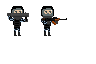
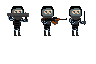
Before/after of a 96 × 64 layered artwork. What changed in the layer stack:
added group "omon1 копия 2" with 14 layers above "omon1 копия" over [69, 6, 86, 36]
added layer "Слой 17" (1st of 3, in "omon1 копия 2") in group "omon1 копия 2" over [71, 21, 78, 24]
added group "head" (1st of 3, in "omon1 копия 2") with 4 layers in group "omon1 копия 2" over [69, 6, 82, 20]
added layer "Слой 14" (1st of 3, in "omon1 копия 2" › "head") (screen, 27%) in group "head" over [70, 8, 81, 16]
added layer "Слой 13" (1st of 3, in "omon1 копия 2" › "head") in group "head" over [69, 6, 82, 20]
added layer "Слой 12" (1st of 3, in "omon1 копия 2" › "head") in group "head" over [70, 7, 81, 20]
added group "body" (1st of 3, in "omon1 копия 2") with 2 layers in group "omon1 копия 2" over [69, 18, 86, 36]
added layer "Слой 10" (1st of 3, in "omon1 копия 2" › "body") in group "body" over [69, 18, 86, 36]
added layer "Слой 3" (1st of 3, in "omon1 копия 2" › "body") in group "body" over [71, 18, 79, 28]
added group "legs" (1st of 3, in "omon1 копия 2") with 3 layers in group "omon1 копия 2" over [72, 28, 79, 36]
added layer "Слой 2" (1st of 3, in "omon1 копия 2" › "legs") in group "legs" over [72, 28, 79, 36]
